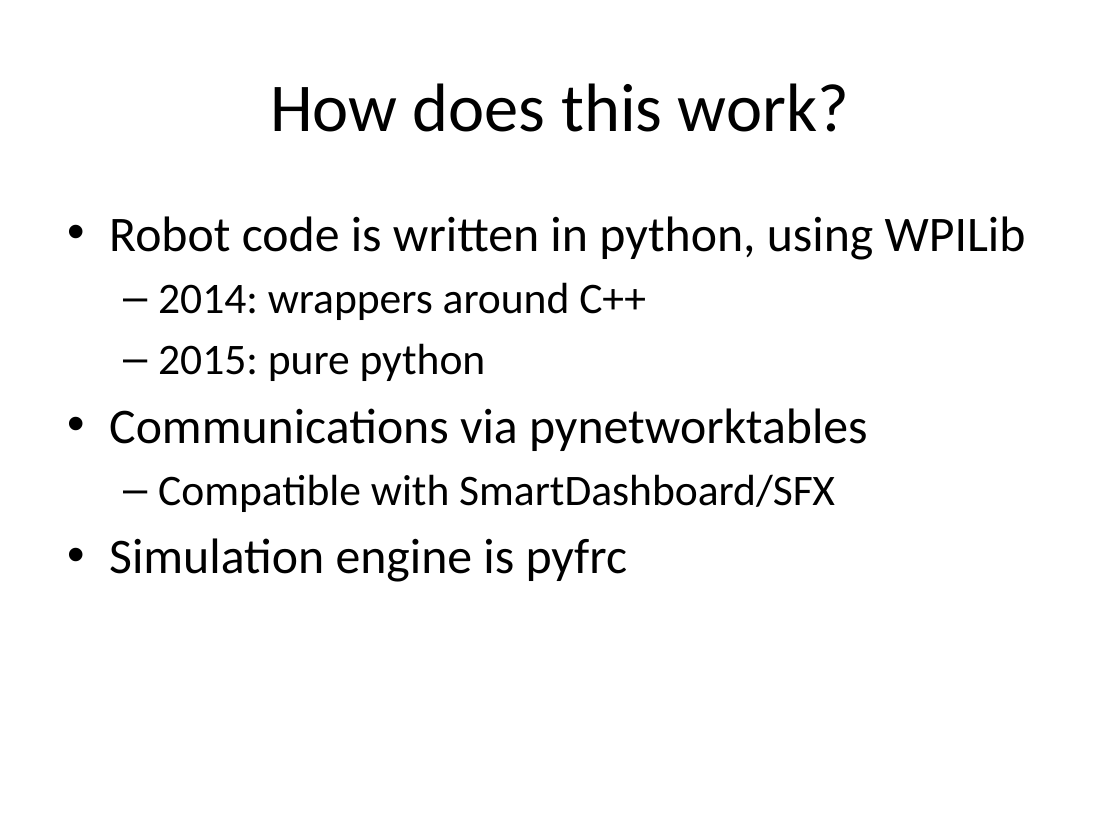
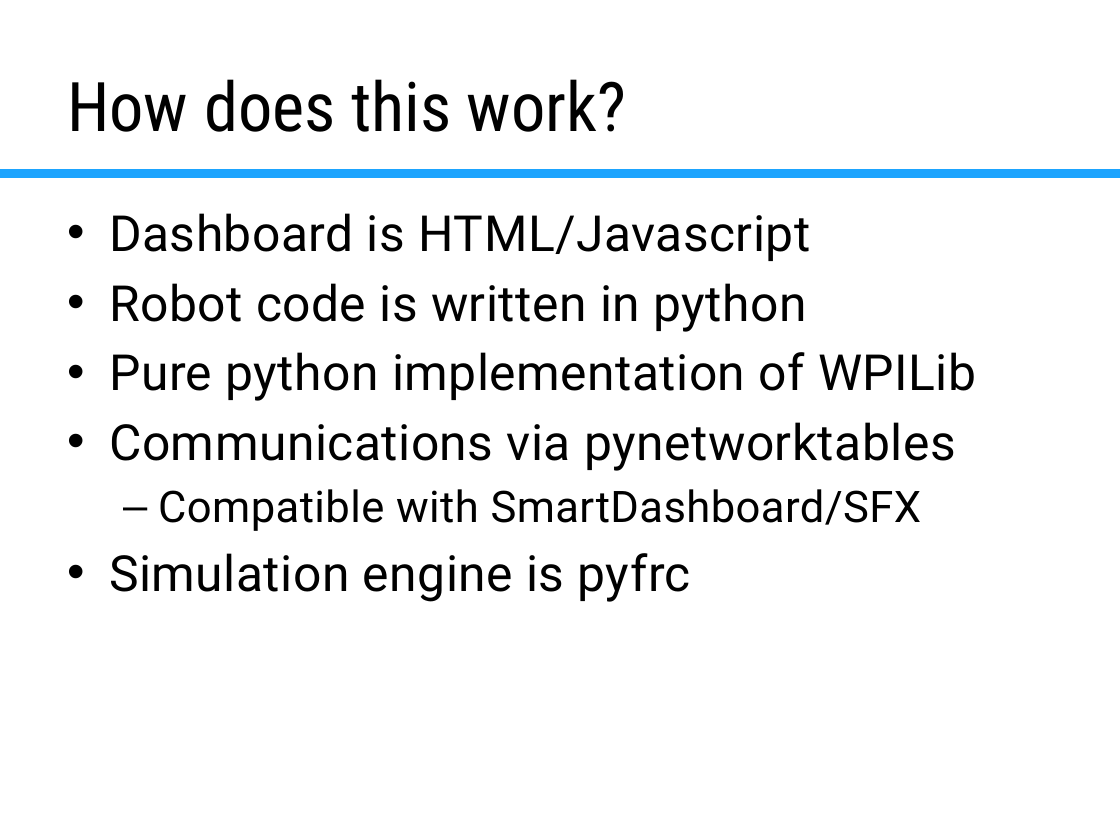
Before and after one commit to virtuald/frc-robotpy-workshop, a slide deck: slide 12 of pyfrc.pptx (slide 11 before the commit). Drawn at 1120x840 pixels with LibreOffice and Linux fonts; fonts in the diff are those of the drawing; background and template pictures are left out. Boxes give left, top, right and bottom in pixels: in the first picture for what was removed or moved away, otherwise in the second. Text is boxed around its words. In the diff, an @@ line names an element or a change of style, - is before the commit and + after.

```diff
--- a/pyfrc.pptx
+++ b/pyfrc.pptx
@@ title "How does this work?" at [67, 79, 626, 132]: font Calibri to Roboto Condensed; alignment centre to left @@
@@ line added from (0, 174) to (1120, 174), #FFFFFF 6 pt @@
@@ text at [109, 213, 976, 401]: text changed; font Calibri to Roboto @@
-• Robot code is written in python, using WPILib
-  – 2014: wrappers around C++
-  – 2015: pure python
+• Dashboard is HTML/Javascript
+• Robot code is written in python
+• Pure python implementation of WPILib
@@ text at [109, 422, 955, 602]: font Calibri to Roboto, letter spacing 0 to 0.3 pt in "Communications via pynetworktables", "Compatible with SmartDashboard/SFX", "Simulation engine is pyfrc" @@
```
Also in this commit, not shown: 33 other slides changed, 9 slides added, 4 slides removed, 2 other files.
